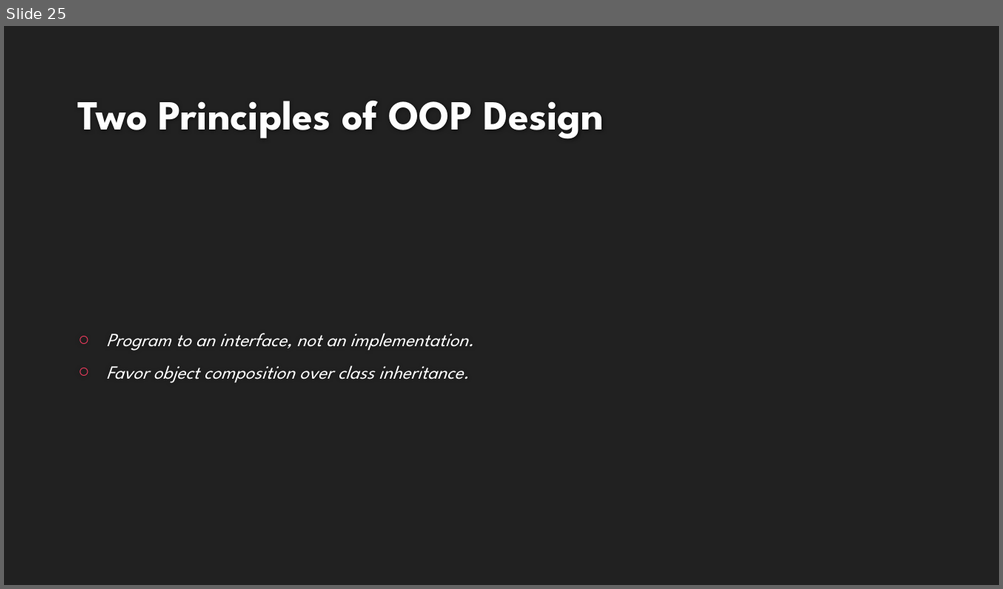
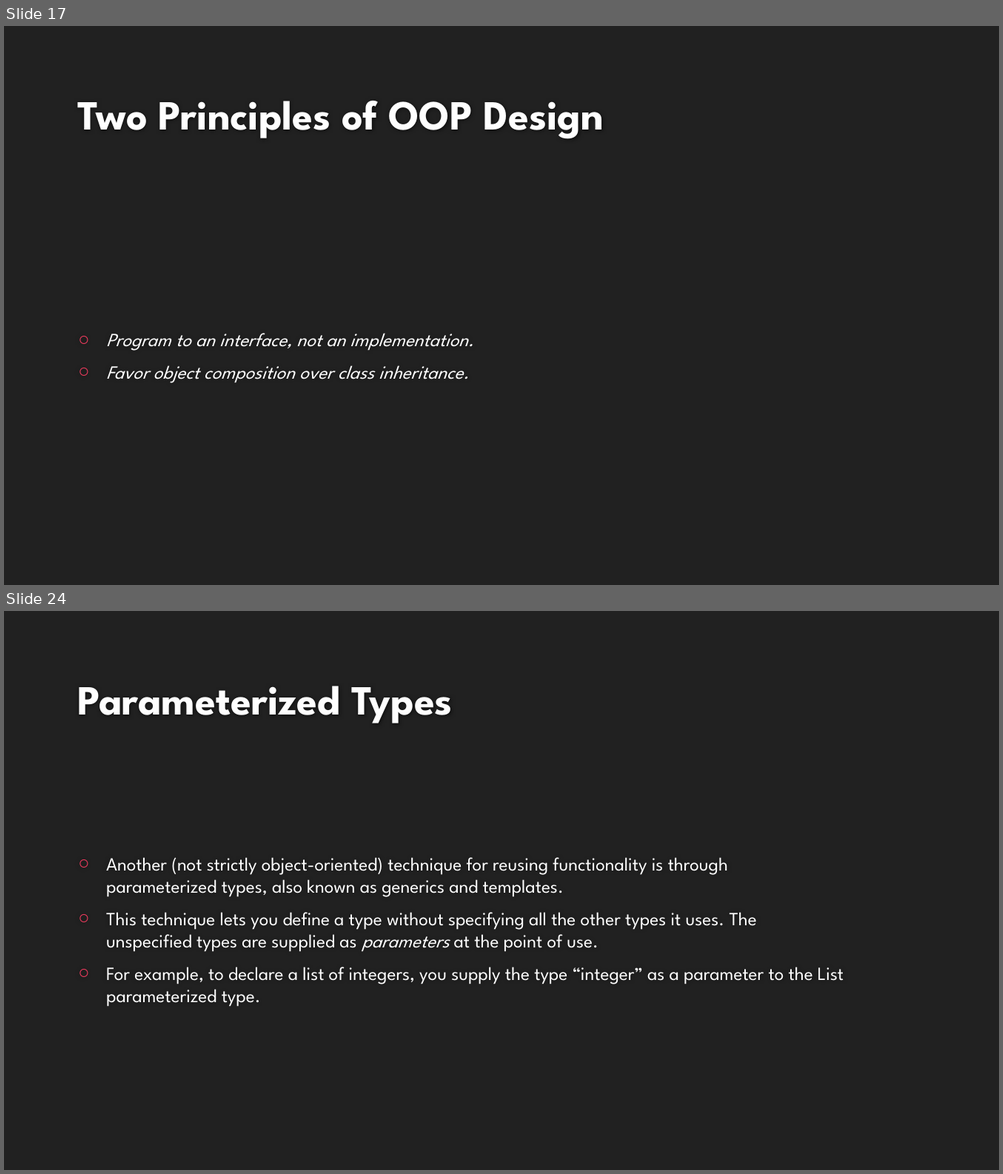
Before and after one commit to umairazfar/Software-Engineering, a slide deck: Slides/Design Patterns.pptx. Shown one above the other, each under a label of ours: slide 25 before the commit, slides 17 and 24 after it; the slides between them are not shown. The pictures are 1003x589 and 1003x1174 pixels, drawn with LibreOffice and Linux fonts; fonts in the diff are those of the drawing; background and template pictures are left out. Boxes give left, top, right and bottom in pixels: in the first picture for what was removed or moved away, otherwise in the second. Text is boxed around its words. In the diff, an @@ line names an element or a change of style, - is before the commit and + after.

```diff
--- a/Slides/Design Patterns.pptx
+++ b/Slides/Design Patterns.pptx
@@ slide 24 added at [4,611,999,1170], background #212121 @@
@@ title added at [77,686,452,723], 40 pt, text #FEFEFE, bold @@
+Parameterized Types
@@ text added at [106,857,843,1007], 18 pt, text #FFFFFF @@
+○ Another (not strictly object-oriented) technique for reusing functionality is through
+  parameterized types, also known as generics and templates.
+○ This technique lets you define a type without specifying all the other types it uses. The
+  unspecified types are supplied as parameters at the point of use.
+○ For example, to declare a list of integers, you supply the type “integer” as a parameter to the List parameterized type.
@@ what was slide 25 is now slide 17 @@
```
Also in this commit, not shown: 6 slides changed, 11 other slides added, 5 slides removed, 2 other files.
